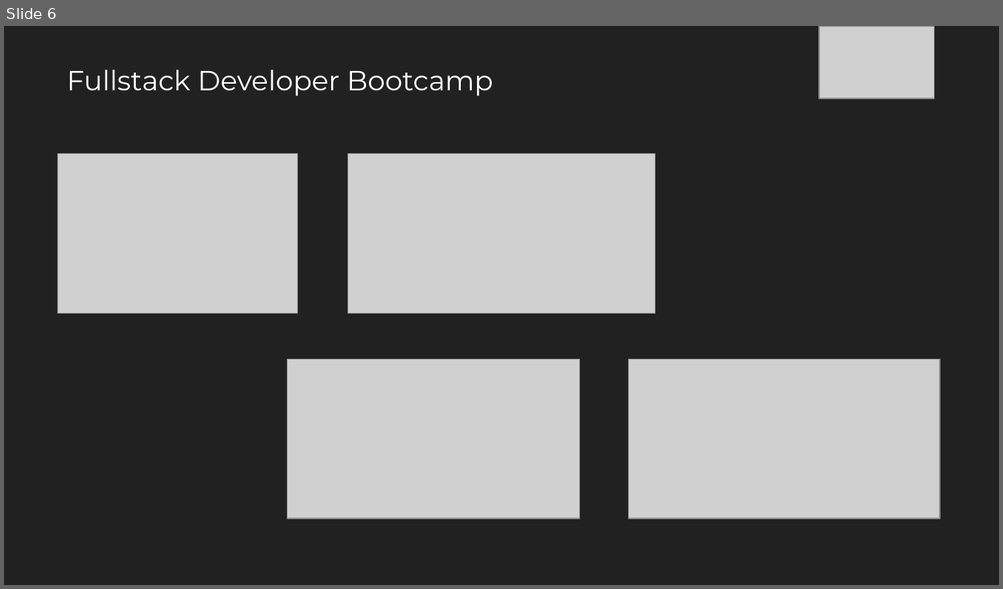
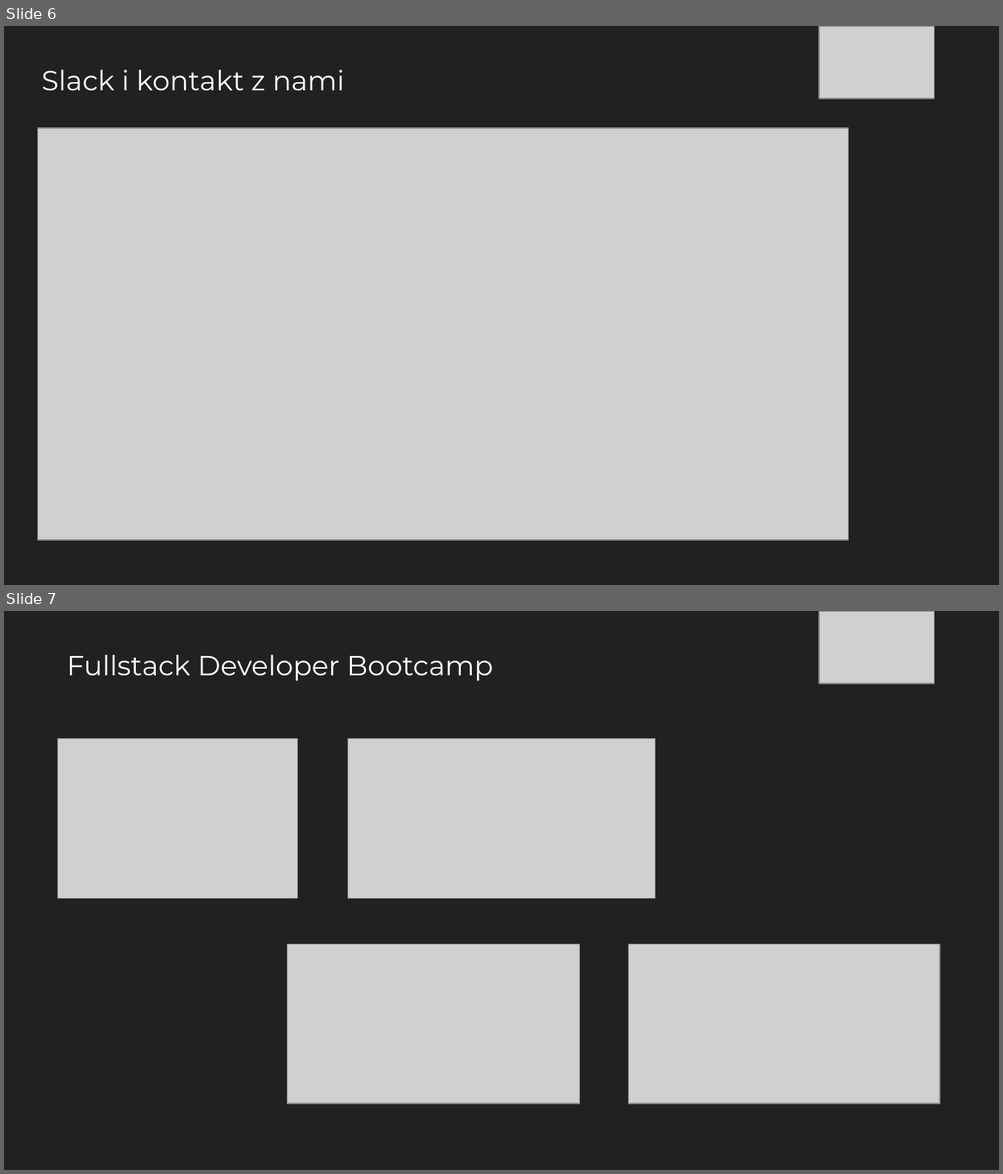
Before and after one commit to miklesz/CodeBrainers, a slide deck: Fullstack_wstep.pptx. Shown one above the other, each under a label of ours: slide 6 before the commit, slides 6 and 7 after it. The pictures are 1003x589 and 1003x1174 pixels, drawn with LibreOffice and Linux fonts; fonts in the diff are those of the drawing; grey boxes stand for pictures. Boxes give left, top, right and bottom in pixels: in the first picture for what was removed or moved away, otherwise in the second. Text is boxed around its words. In the diff, an @@ line names an element or a change of style, - is before the commit and + after.

```diff
--- a/Fullstack_wstep.pptx
+++ b/Fullstack_wstep.pptx
@@ slide 6 added at (4,26,999,585), background #212121 @@
@@ picture added at (819,26,934,99) @@
@@ text added at (42,70,344,91), 20 pt, text #FFFFFF @@
+Slack i kontakt z nami
@@ picture added at (38,128,848,541) @@
@@ what was slide 6 is now slide 7 @@
```
Also in this commit, not shown: 1 slide changed, 1 slide removed, 2 other files.
